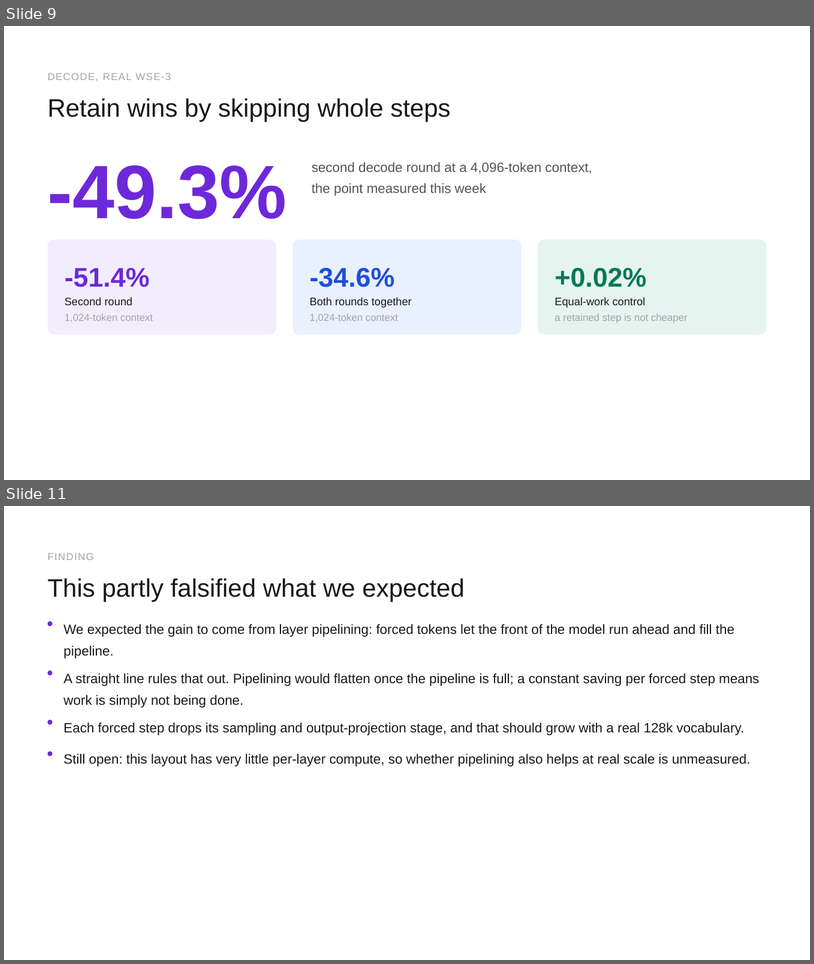
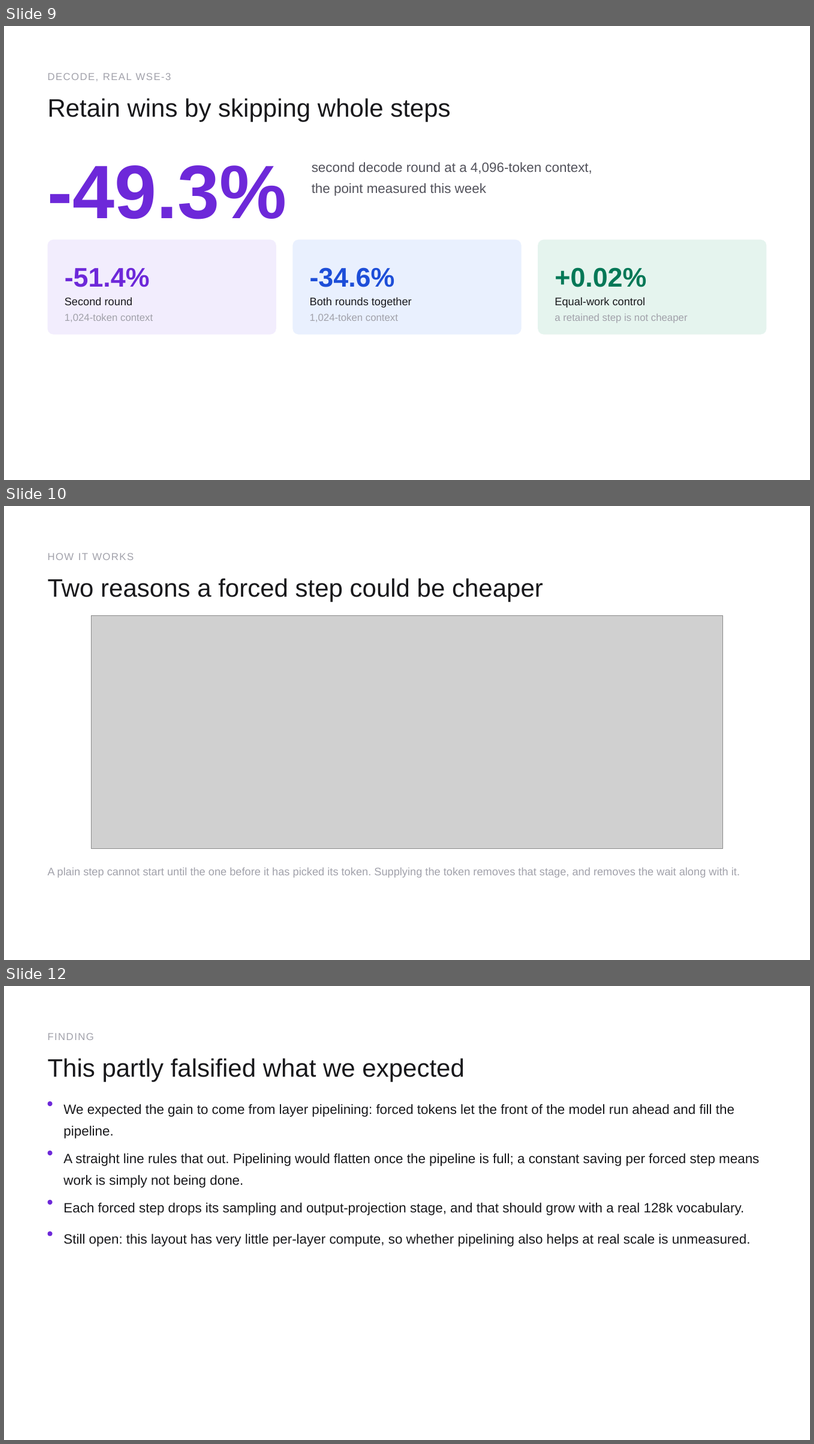
Before and after one commit to happyandslow/agent-memory, a slide deck: projects/WaferEngine-staging/meetings/2026-07-26.pptx. Shown one above the other, each under a label of ours: slides 9 and 11 before the commit, slides 9, 10 and 12 after it; the slides between them are not shown. The pictures are 814x964 and 814x1444 pixels, drawn with LibreOffice and Linux fonts; fonts in the diff are those of the drawing; grey boxes stand for pictures. Boxes give left, top, right and bottom in pixels: in the first picture for what was removed or moved away, otherwise in the second. Text is boxed around its words. In the diff, an @@ line names an element or a change of style, - is before the commit and + after.

```diff
--- a/projects/WaferEngine-staging/meetings/2026-07-26.pptx
+++ b/projects/WaferEngine-staging/meetings/2026-07-26.pptx
@@ slide 10 added at (4,506,810,960), background #FFFFFF @@
@@ text added at (48,553,134,560), 18 pt, text #A1A1AA @@
+HOW IT WORKS
@@ text added at (48,578,543,602), 45 pt, text #18181B @@
+Two reasons a forced step could be cheaper
@@ picture added at (91,616,723,848) @@
@@ text added at (48,867,740,877), 19.5 pt, text #A1A1AA @@
+A plain step cannot start until the one before it has picked its token. Supplying the token removes that stage, and removes the wait along with it.
@@ what was slide 11 is now slide 12 @@
```
Also in this commit, not shown: 6 slides changed, 7 other files.
